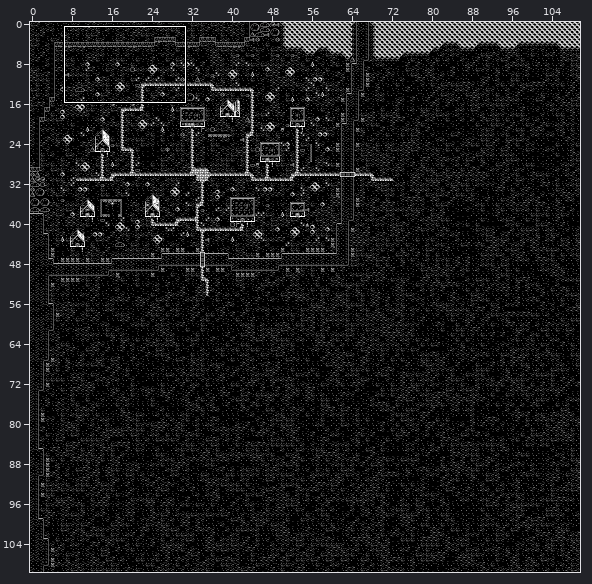
One commit to this Tiled map: assets/maps/outdoor.tmx. The picture above shows the old version from afar; the outline marks the close-up.
Close-up. Earlier state:
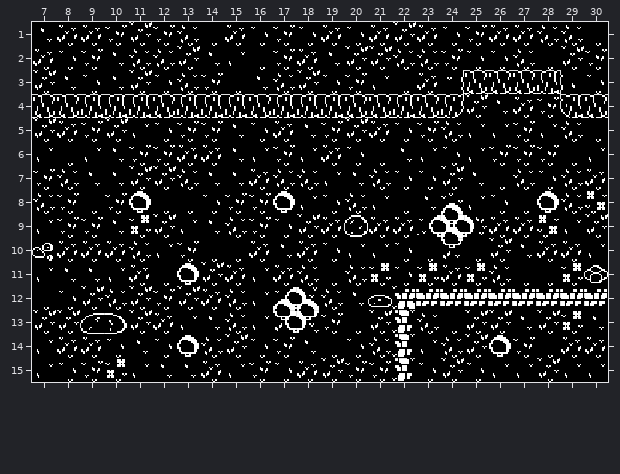
Cells are 16x16 px. Shown: x 7..30, y 1..15. The commit also changed other parts of the map, which this record leaves out.
After the commit:
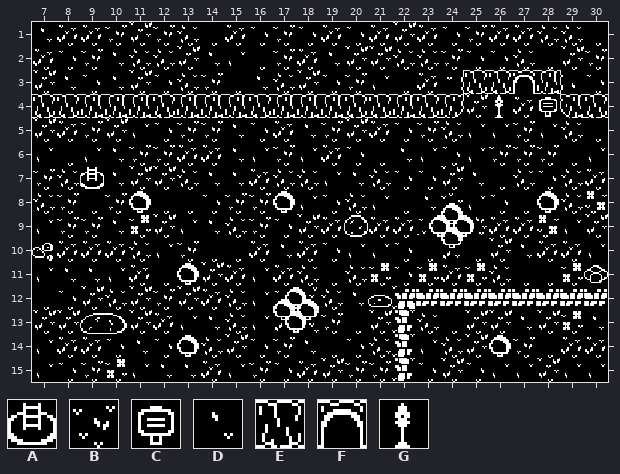
Key: from "world": A 11, B 23, C 65, D 89, E 107, F 121, G 134.
_ is an empty cell.
The exact change:
Layer "Ground":
The edit turns tile D into tile A in row 7 at x 9.
The edit turns tile B into tile C in row 4 at x 28.
The edit turns tile E into tile F in row 3 at x 27.
The edit turns tile D into tile G in row 4 at x 26.
